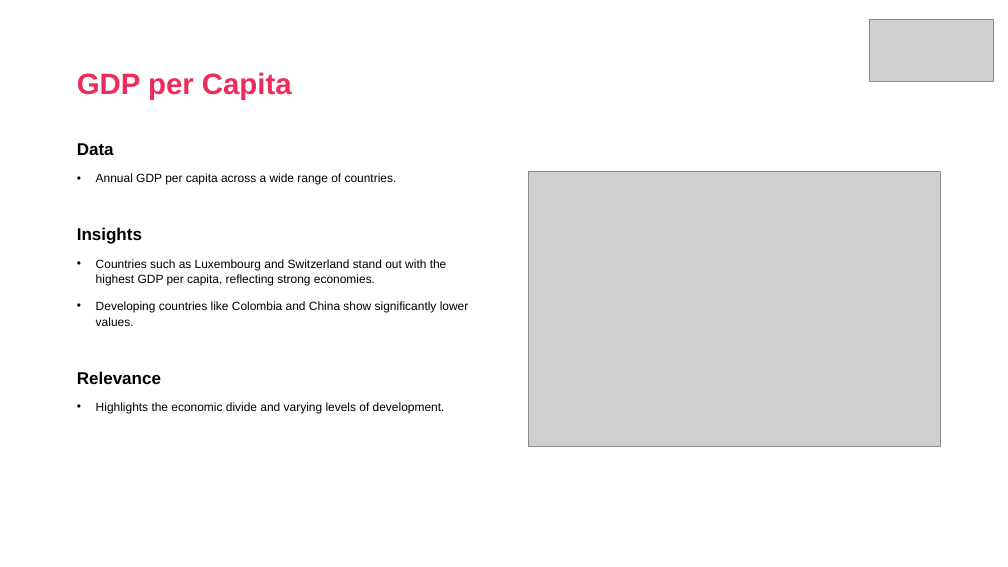
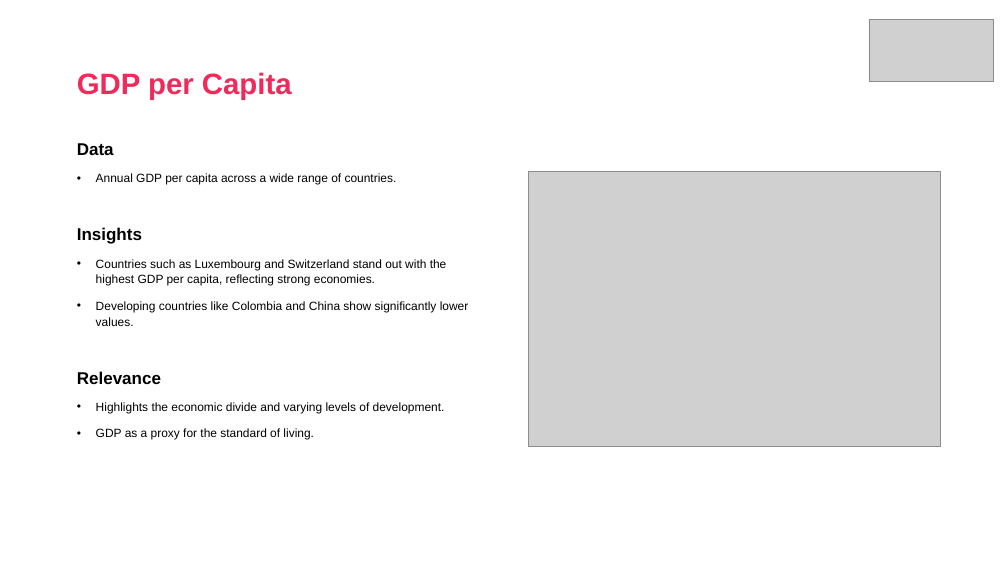
Before and after one commit to DanielSchipfer/assignment2, a slide deck: slide 8 of assignment2_presentation_V2.pptx. Drawn at 1008x567 pixels with LibreOffice and Linux fonts; fonts in the diff are those of the drawing; grey boxes stand for pictures. Boxes give left, top, right and bottom in pixels: in the first picture for what was removed or moved away, otherwise in the second. Text is boxed around its words. In the diff, an @@ line names an element or a change of style, - is before the commit and + after.

```diff
--- a/assignment2_presentation_V2.pptx
+++ b/assignment2_presentation_V2.pptx
@@ text at (x1=96, y1=428, x2=314, y2=440): paragraph added @@
+• GDP as a proxy for the standard of living.
```
Also in this commit, not shown: 3 other slides changed.
